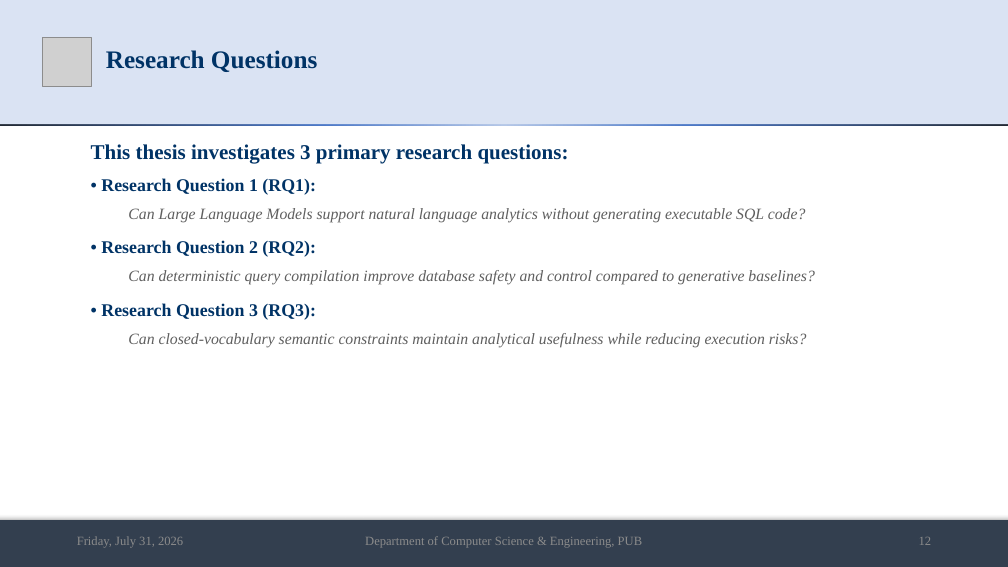
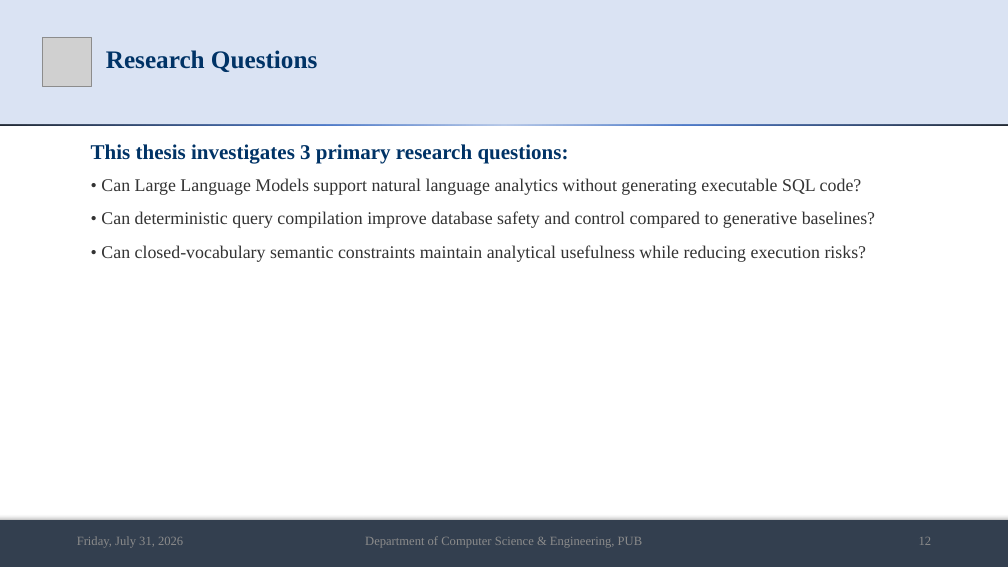
Before and after one commit to md-riaz/AEGIS-Research, a slide deck: slide 12 of docs/scripts/Md_Riaz_Mid_Defense_Final_0322310105101024.pptx. Drawn at 1008x567 pixels with LibreOffice and Linux fonts; fonts in the diff are those of the drawing; grey boxes stand for pictures. Boxes give left, top, right and bottom in pixels: in the first picture for what was removed or moved away, otherwise in the second. Text is boxed around its words. In the diff, an @@ line names an element or a change of style, - is before the commit and + after.

```diff
--- a/docs/scripts/Md_Riaz_Mid_Defense_Final_0322310105101024.pptx
+++ b/docs/scripts/Md_Riaz_Mid_Defense_Final_0322310105101024.pptx
@@ text at (x1=101, y1=178, x2=875, y2=262): text changed; size 15 to 17 pt; text colour #5F5F5F to #333333; italic off @@
-• Research Question 1 (RQ1):
-Can Large Language Models support natural language analytics without generating executable SQL code?
-• Research Question 2 (RQ2):
-Can deterministic query compilation improve database safety and control compared to generative baselines?
-• Research Question 3 (RQ3):
-Can closed-vocabulary semantic constraints maintain analytical usefulness while reducing execution risks?
+• Can Large Language Models support natural language analytics without generating executable SQL code?
+• Can deterministic query compilation improve database safety and control compared to generative baselines?
+• Can closed-vocabulary semantic constraints maintain analytical usefulness while reducing execution risks?
```
Also in this commit, not shown: 2 other slides changed, 1 other file.
